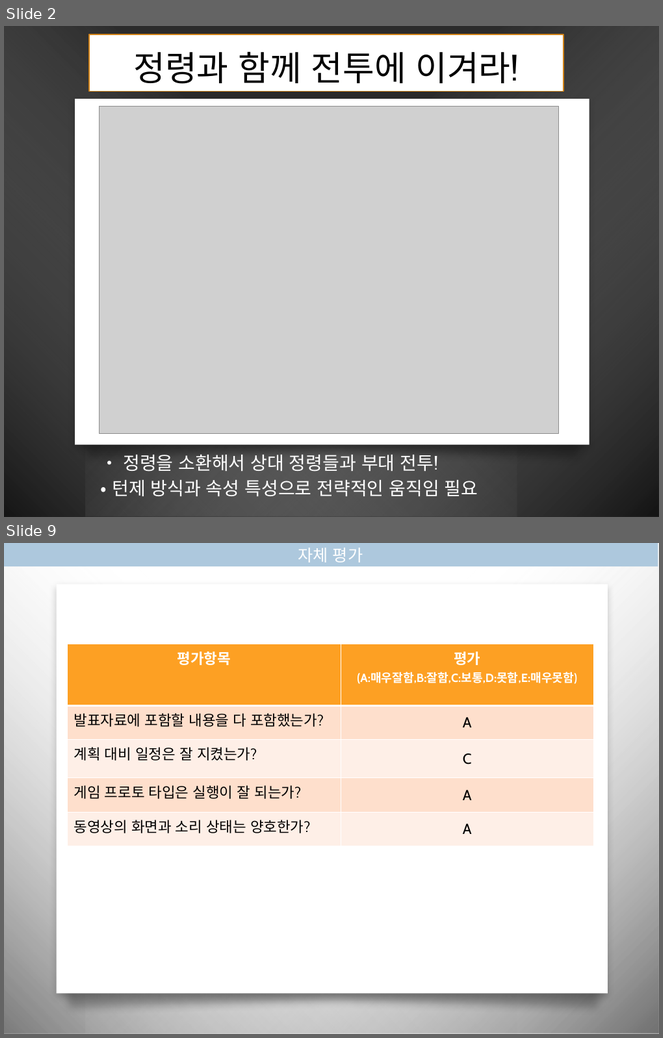
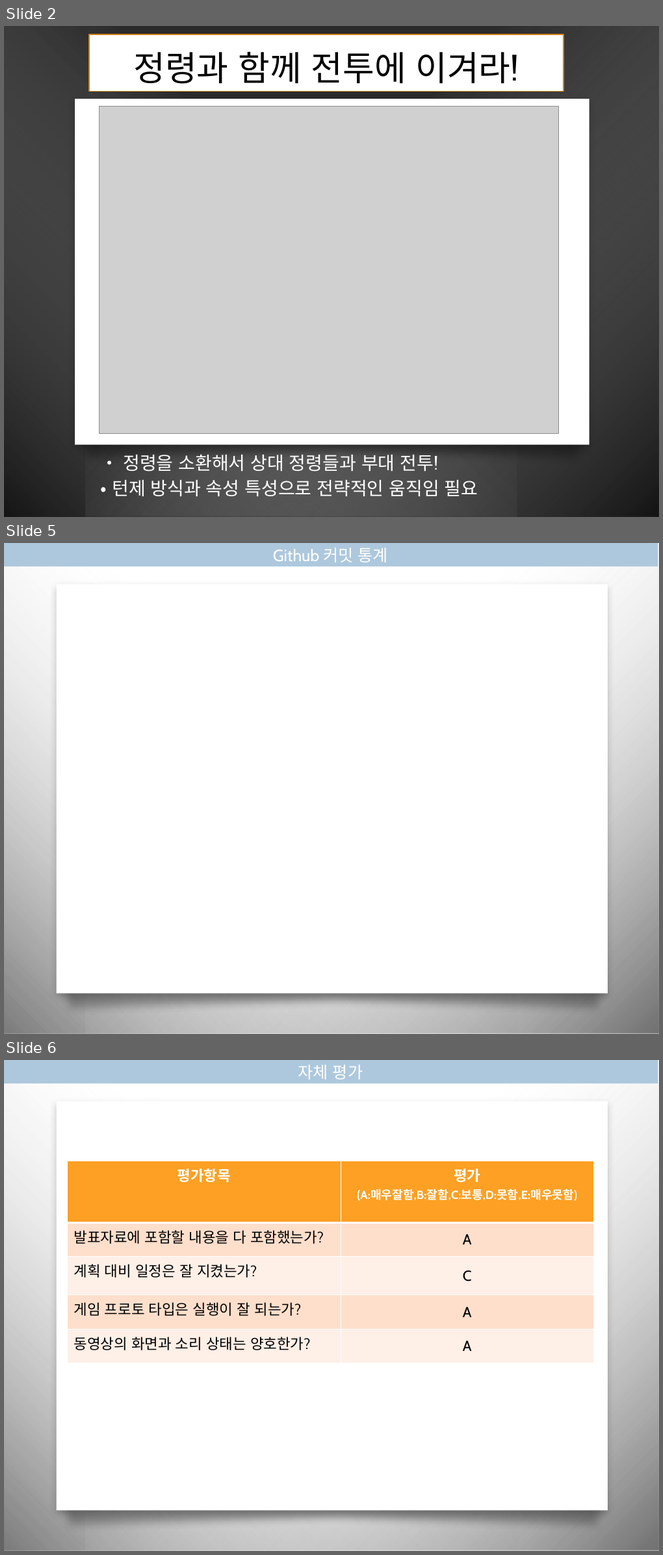
Before and after one commit to BigDataIsVeryImportantInAI/MyRoom, a slide deck: present2.pptx. Shown one above the other, each under a label of ours: slides 2 and 9 before the commit, slides 2, 5 and 6 after it; the slides between them are not shown. The pictures are 663x1038 and 663x1555 pixels, drawn with LibreOffice and Linux fonts; fonts in the diff are those of the drawing; grey boxes stand for pictures; background and template pictures are left out; a plain dark background stands for a picture behind light text. Boxes give left, top, right and bottom in pixels: in the first picture for what was removed or moved away, otherwise in the second. Text is boxed around its words. In the diff, an @@ line names an element or a change of style, - is before the commit and + after.

```diff
--- a/present2.pptx
+++ b/present2.pptx
@@ slide 5 added at bbox=[4, 543, 659, 1034], background picture (left out); not listed: 4 template elements that a slide beside it also shows @@
@@ rectangle added at bbox=[4, 543, 658, 566], fill #ADC8DD, 18 pt, text #FFFFFF @@
+Github 커밋 통계
@@ what was slide 9 is now slide 6 @@
```
Also in this commit, not shown: 1 slide changed, 1 other slide added, 5 slides removed, 1 other file.
